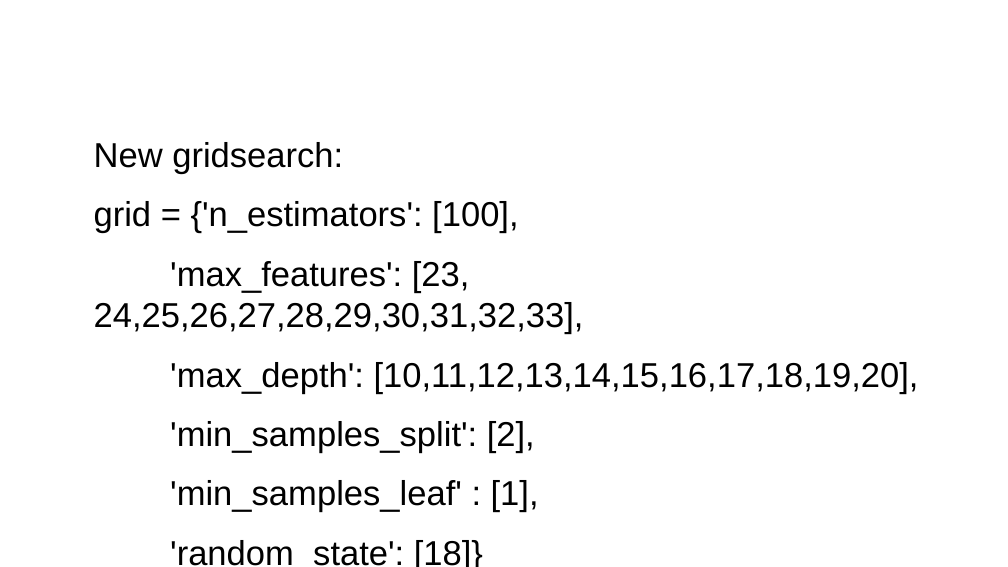
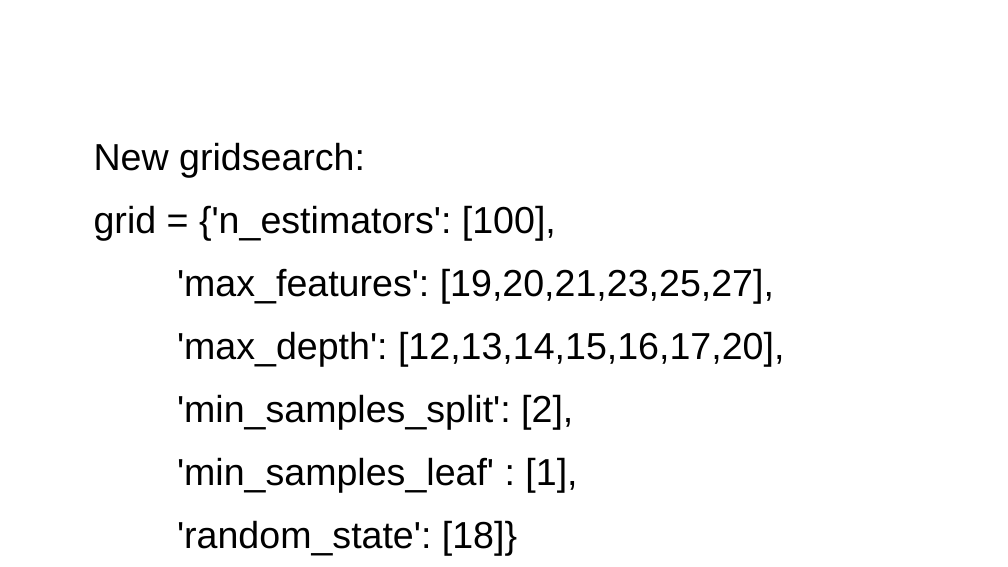
Before and after one commit to MathieuGig/Predict_Resistance_FKS1_GigM, a slide deck: slide 22 of Hyperparams_hunt.odp (slide 7 before the commit). Drawn at 1008x567 pixels with LibreOffice and Linux fonts; fonts in the diff are those of the drawing. Boxes give left, top, right and bottom in pixels: in the first picture for what was removed or moved away, otherwise in the second. Text is boxed around its words. In the diff, an @@ line names an element or a change of style, - is before the commit and + after.

```diff
--- a/Hyperparams_hunt.odp
+++ b/Hyperparams_hunt.odp
@@ text at [94, 142, 577, 556]: size 27.2 to 29.6 pt in "New gridsearch:", "grid = {'n_estimators': [100],", "'min_samples_split': [2],", "'min_samples_leaf' : [1]," and 1 more places @@
@@ text at [177, 268, 784, 367]: text changed; size 27.2 to 29.6 pt @@
-'max_features': [23, 24,25,26,27,28,29,30,31,32,33],
-'max_depth': [10,11,12,13,14,15,16,17,18,19,20],
+'max_features': [19,20,21,23,25,27],
+'max_depth': [12,13,14,15,16,17,20],
```
Also in this commit, not shown: 6 other slides changed, 16 slides added, 12 slides removed, 16 other files.
